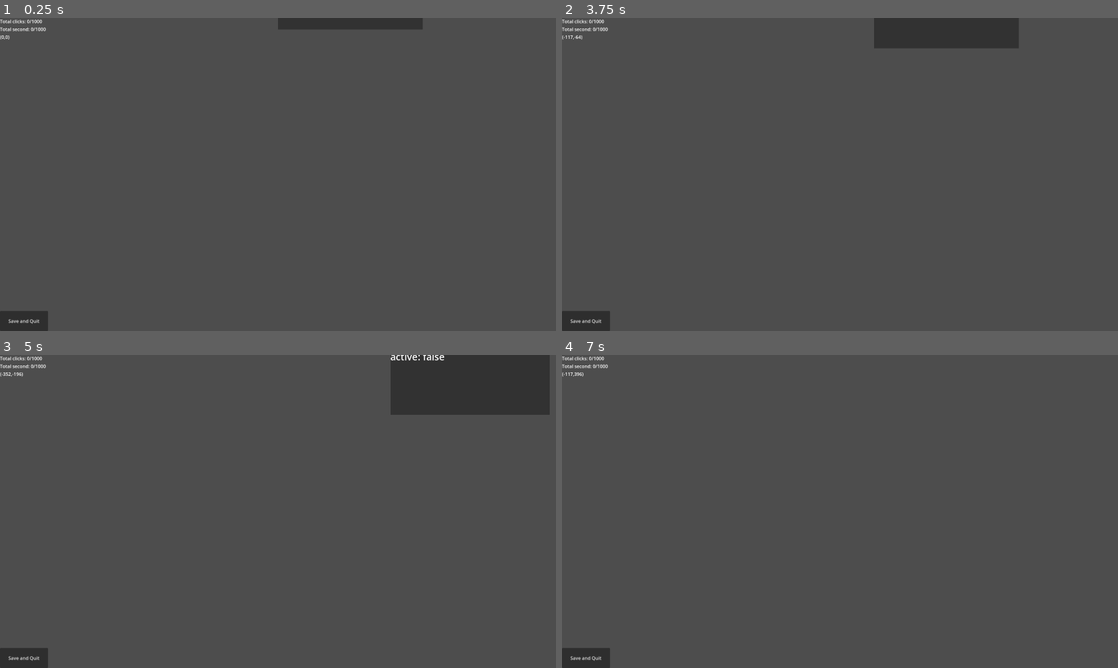
Above: before the commit, frames 1-4 (two rows, left to right).
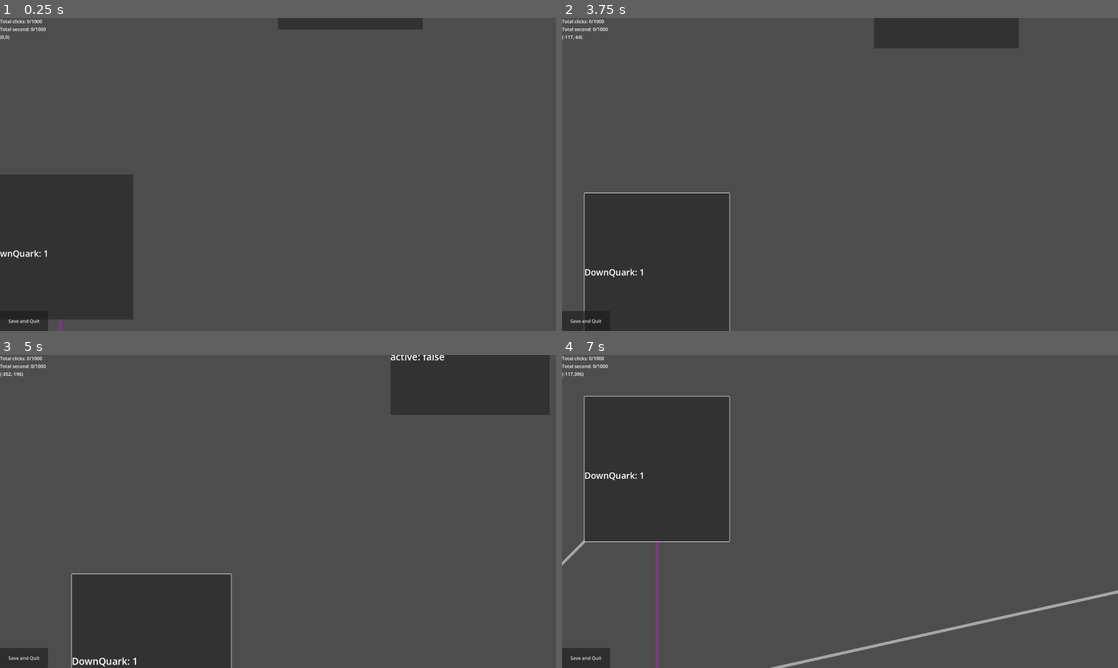
Above: after the commit, the same moments.

Repository: WilliamAHoffman/EmergentUniverse
Game: Godot game, scene res://scenes/root.tscn
Same seed, same stepped clock (60 frames per second), same inputs: the game is played once before the commit and once after it. The engine's default icon, where the game draws it, is replaced by a stand-in: a white triangle on a blue panel in a dark square.
Inputs (mouse positions are in pixels of both pictures, inside the frame that each line leads up to):
- Up to frame 1 (0.25 s): no input
- Up to frame 2 (3.75 s): click (623, 246) at 0.52 s; click (623, 246) at 1.27 s; click (623, 246) at 2.02 s; tap Enter at 2.75 s; move the mouse to (962, 158) at 2.77 s; click (962, 158) at 2.85 s; tap Space at 3.5 s; drag from (728, 190) to (812, 237) at 3.52 s
- Up to frame 3 (5 s): tap Enter at 4.25 s; move the mouse to (333, 442) at 4.27 s; tap Mouse wheel up (wheel_up) at 4.35 s; click (333, 442) at 4.42 s
- Up to frame 4 (7 s): tap Space at 5, 6.5 s; drag from (812, 574) to (673, 464) at 5.02 s; tap Enter at 5.75 s; move the mouse to (1006, 558) at 5.77 s; tap Mouse wheel down (wheel_down) at 5.85 s; click (1006, 558) at 5.92 s; drag from (673, 464) to (756, 433) at 6.52 s

The runs differ from the first frame. In frame 1, 11% of the frame differs, in the area x 0-24%, y 50-100%; in frame 2, 11%; in frame 3, 8.7%; in frame 4, 13%, in the area x 0-100%, y 13-100%.

Commit message:
saving now works

Diff:
--- a/scripts/bonus scripts/bonus_manager.gd
+++ b/scripts/bonus scripts/bonus_manager.gd
@@ -5,6 +5,7 @@
 
 func _ready():
 	_import_bonus_data("res://data/base/bonus_data.txt")
+	_import_bonus_data("res://data/saves/save_bonus.txt")
 
 
 func _import_bonus_data(file_name) -> void:
--- a/scripts/button scripts/button_data.gd
+++ b/scripts/button scripts/button_data.gd
@@ -99,7 +99,7 @@
 
 
 func _add_random_resources(quantity_generated_from) -> void:
-	var quantity_multi = (quantity_generated_from * (random_resource_efficiency/100)) + 1
+	var quantity_multi = (quantity_generated_from * float(random_resource_efficiency/100)) + 1
 	var rand_int = randi_range(0, 100)
 	for resource in add_random_resources:
 		if rand_int in range(add_random_resources[resource][0], add_random_resources[resource][1]):
--- a/scripts/button scripts/button_manager.gd
+++ b/scripts/button scripts/button_manager.gd
@@ -19,14 +19,16 @@
 	resources = resource_manager.resources
 	bonuses = bonus_manager.bonuses
 	_import_button_data("res://data/base/button_data.txt")
+	_import_button_data("res://data/saves/save_button.txt")
 	_create_buttons()
 	_get_child_buttons()
 	_add_button_data()
 	for button in button_children:
 		_update_bonuses(button)
-
-
-func _physics_process(delta) -> void:
+	EventBus.emit_signal("finishbuttons", buttons)
+
+
+func _physics_process(_delta) -> void:
 	for button in button_children:
 		_unlock_buttons(button)
 		buttons[button.name].update_text()
@@ -221,7 +223,7 @@
 	EventBus.emit_signal("vis_notif", location)
 
 
-func _is_affordable(resource) -> void:
+func _is_affordable() -> void:
 	for in_button in button_children:
 		var button = buttons[in_button.name]
 		if button._check_cost(button.per_click):
--- a/scripts/button scripts/line_manager.gd
+++ b/scripts/button scripts/line_manager.gd
@@ -5,23 +5,28 @@
 var lines : Array
 
 func _ready() -> void:
-	buttons = button_manager.buttons
-	await owner.ready
-	EventBus.connect("unlock_button", _create_all_lines)
+	EventBus.connect("unlock_button", _check_all_lines)
+	EventBus.connect("finishbuttons", _create_every_line)
 
 
-func _check_all_lines() -> void:
+
+func _create_every_line(buttondict : Dictionary) -> void:
+	buttons = buttondict
+	for button in buttons:
+		_create_all_lines(buttons[button])
+
+
+func _check_all_lines(_button) -> void:
 	for line in lines:
 		if !line.line.visible:
 			if line.sender.is_unlocked and line.reciever.is_unlocked:
 				line.line.visible = true
 
 
-func _create_all_lines(in_button) -> void:
-	_create_lines(in_button, buttons[in_button.name].cost, "cost", Color(96,96,96,0.5))
-	_create_lines(in_button, buttons[in_button.name].add_random_resources, "random", Color(102,0,102,0.3))
-
-	_check_all_lines()
+func _create_all_lines(in_button : ButtonData) -> void:
+	_create_lines(in_button.button, in_button.cost, "cost", Color(96,96,96,0.5))
+	_create_lines(in_button.button, in_button.add_random_resources, "random", Color(102,0,102,0.3))
+	_check_all_lines(in_button.button)
 
 
 func _create_lines(in_button : Button, recievers, type : String, color : Color) -> void:
--- a/scripts/camera scripts/camera_script.gd
+++ b/scripts/camera scripts/camera_script.gd
@@ -6,7 +6,7 @@
 var dragging = false
 
 
-func _physics_process(delta) -> void:
+func _physics_process(_delta) -> void:
 	_zoom()
 
 
--- a/scripts/display scripts/display_manager.gd
+++ b/scripts/display scripts/display_manager.gd
@@ -5,7 +5,7 @@
 @export var coordinates : Label
 @export var camera : Camera2D
 
-func _physics_process(delta) -> void:
+func _physics_process(_delta) -> void:
 	click_counter.text = "Total clicks: " + str(Player.total_clicks) + "/" + str(Player.max_clicks)
 	second_counter.text = "Total second: " + str(Player.total_seconds) + "/" + str(Player.max_seconds)
 	coordinates.text = "(" + str(int(camera.position.x)) + "," + str(int(camera.position.y)) + ")"
--- a/scripts/global_loaded/event_bus.gd
+++ b/scripts/global_loaded/event_bus.gd
@@ -5,3 +5,4 @@
 signal activate_button(button)
 signal unlock_button(button)
 signal save(filename, resources, buttons, bonuses)
+signal finishbuttons(buttons)
--- a/scripts/global_loaded/save_script.gd
+++ b/scripts/global_loaded/save_script.gd
@@ -7,6 +7,7 @@
 
 
 func _ready() -> void:
+	_create_saves()
 	EventBus.connect("save", _save)
 
 
@@ -25,7 +26,8 @@
 		file.store_string("quantity" + dl + str(item.quantity) + "\n")
 		file.store_string("total_quantity" + dl + str(item.total_quantity) + "\n")
 		file.store_string("perma_unlocked" + dl + str(item.perma_unlocked) + "\n")
-	file = null
+		file.store_string("\n")
+
 
 func _save_bonuses(filename : String, bonuses) -> void:
 	var file = FileAccess.open("res://data/saves/" + filename + "_bonus.txt",FileAccess.WRITE)
@@ -34,18 +36,29 @@
 		file.store_string("dict_name" + dl + str(item.dict_name) + "\n")
 		file.store_string("per_click" + dl + str(item.per_click) + "\n")
 		file.store_string("per_second" + dl + str(item.per_second) + "\n")
+		file.store_string("\n")
 
 
 func _save_buttons(filename : String, buttons) -> void:
 	var file = FileAccess.open("res://data/saves/" + filename + "_button.txt",FileAccess.WRITE)
 	for button in buttons:
 		var item = buttons[button]
+		#print("thing: " + button)
 		file.store_string("dict_name" + dl + str(button) + "\n")
 		file.store_string("main_text" + dl + str(item.main_text) + "\n")
 		file.store_string("is_unlocked" + dl + str(item.is_unlocked) + "\n")
 		file.store_string("perma_unlocked" + dl + str(item.perma_unlocked) + "\n")
-		print(button)
 		file.store_string(_save_bonus(item.out_bonus, item.in_bonus, dl))
+		file.store_string("pos" + dl + str(item.position.x) + dl + str(item.position.y) + "\n")
+		file.store_string(_save_dict(item.cost, "cost", dl))
+		file.store_string(_save_dict(item.unlock_criteria, "unlock_criteria", dl))
+		file.store_string("cost_scaling" + dl + str(item.cost_scaling) + "\n")
+		if item.add_resource != null:
+			file.store_string("add_resource" + dl + item.add_resource.dict_name + "\n")
+		file.store_string(_save_random(item.add_random_resources, dl))
+		file.store_string("random_resource_efficiency" + dl + str(item.random_resource_efficiency) + "\n")
+		file.store_string("\n")
+
 
 func _save_bonus(out_bonus : Dictionary, in_bonus : Dictionary, dl) -> String:
 	var bonus_lines = ""
@@ -53,3 +66,24 @@
 		for bonus in out_bonus[item]:
 			bonus_lines += "bonus" + dl + bonus.dict_name + dl + item.button.name + "\n"
 	return bonus_lines
+
+func _save_dict(dict : Dictionary, item_name : String, dl) -> String:
+	var lines = ""
+	for item in dict:
+		#print(name + " " + item.dict_name)
+		lines += item_name + dl + item.dict_name + dl + str(dict[item]) + "\n"
+	return lines
+
+func _save_random(dict : Dictionary, dl) -> String:
+	var lines = ""
+	for item in dict:
+		lines += "add_random_resources" + dl + item.dict_name + dl + str(dict[item][0]) + dl + str(dict[item][1]) + dl + str(dict[item][2]) + "\n"
+	return lines
+
+func _create_saves() -> void:
+	if !FileAccess.file_exists("res://data/saves/save_bonus.txt"):
+		var _file_resource = FileAccess.open("res://data/saves/save_bonus.txt",FileAccess.WRITE)
+	if !FileAccess.file_exists("res://data/saves/save_button.txt"):
+		var _file_button = FileAccess.open("res://data/saves/save_button.txt",FileAccess.WRITE)
+	if !FileAccess.file_exists("res://data/saves/save_resource.txt"):
+		var _file_bonus = FileAccess.open("res://data/saves/save_resource.txt",FileAccess.WRITE)
--- a/scripts/resource scripts/resource_manager.gd
+++ b/scripts/resource scripts/resource_manager.gd
@@ -6,6 +6,7 @@
 
 func _ready():
 	_import_resources_data("res://data/base/resource_data.txt")
+	_import_resources_data("res://data/saves/save_resource.txt")
 
 
 func _import_resources_data(file_name):
Not shown, changed: data/base/button_data.txt
Not shown, changed: data/saves/save_bonus.txt
Not shown, changed: data/saves/save_button.txt
Not shown, changed: data/saves/save_resource.txt
